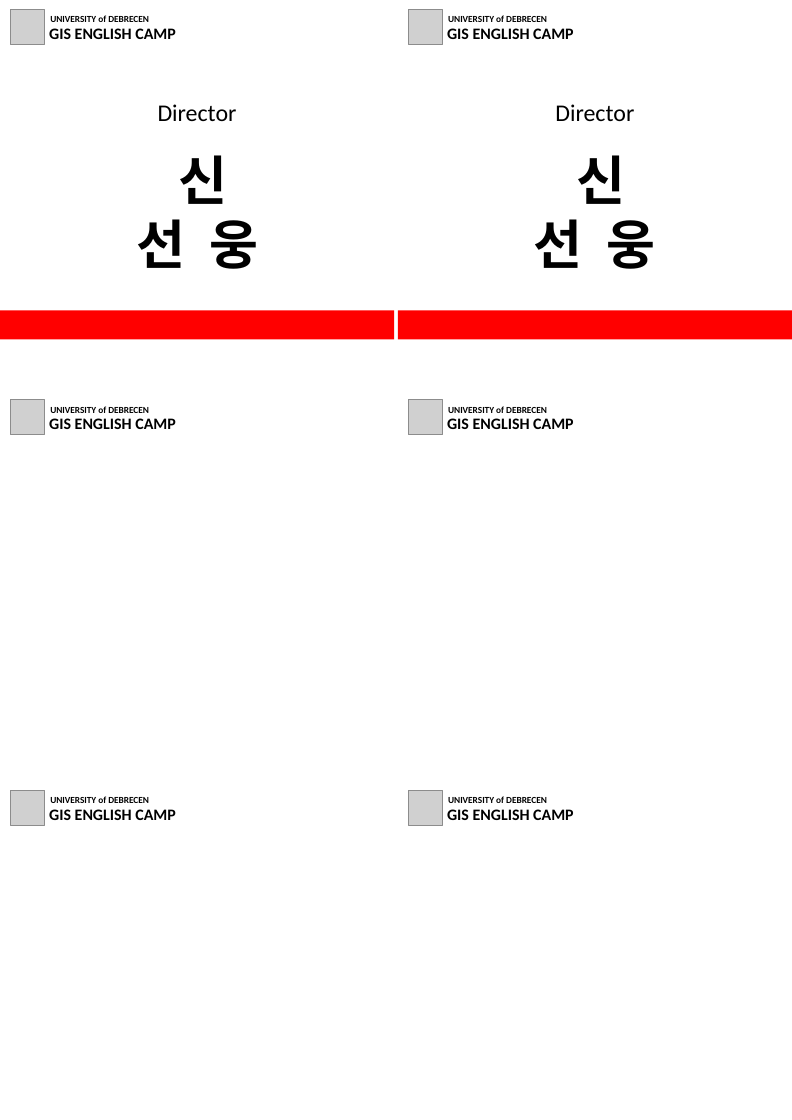
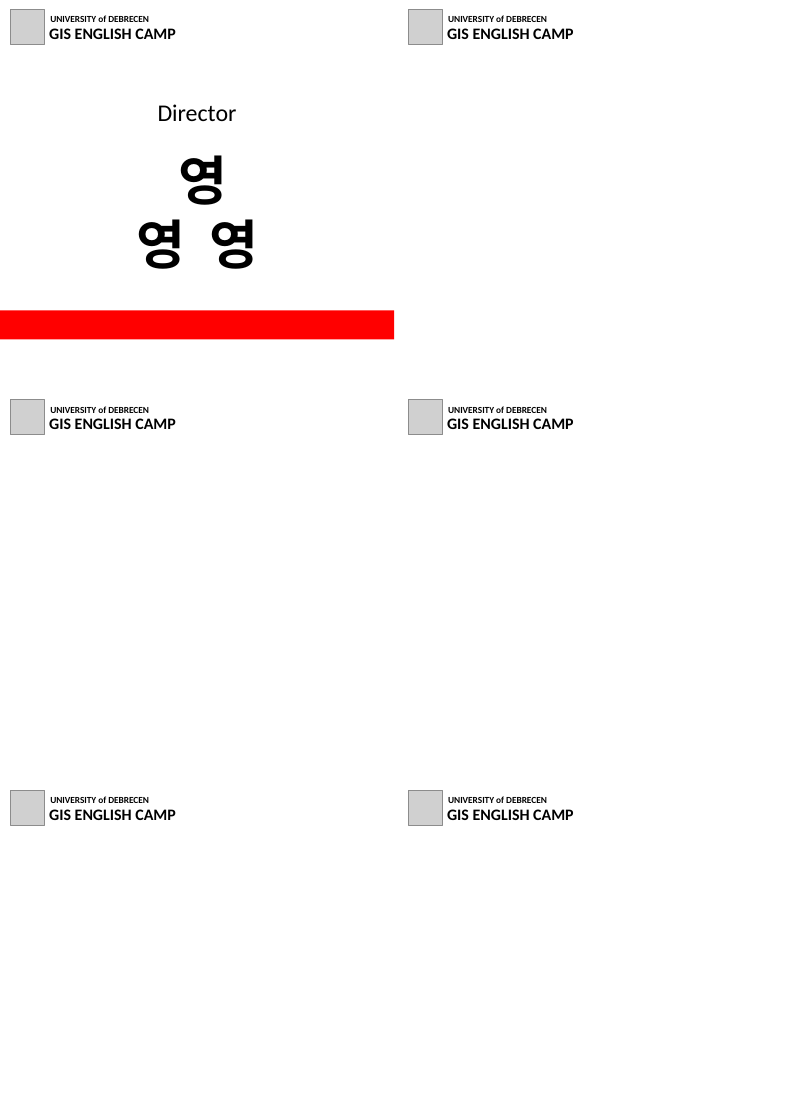
Before and after one commit to AIdward/english-camp-manage, a slide deck: slide 7 of Nametag/nametag.pptx (slide 4 before the commit). Drawn at 792x1120 pixels with LibreOffice and Linux fonts; fonts in the diff are those of the drawing; grey boxes stand for pictures. Boxes give left, top, right and bottom in pixels: in the first picture for what was removed or moved away, otherwise in the second. Text is boxed around its words. In the diff, an @@ line names an element or a change of style, - is before the commit and + after.

```diff
--- a/Nametag/nametag.pptx
+++ b/Nametag/nametag.pptx
@@ text removed at (555,104,634,121) @@
-Director
@@ text at (136,155,258,269): text changed @@
-신 선 웅
+영 영 영
@@ text removed at (534,155,656,269) @@
-신 선 웅
@@ rectangle at (397,310,791,339): fill #FF0000 to #FFFFFF @@
```
Also in this commit, not shown: 3 other slides changed, 3 slides added, 4 other files.
